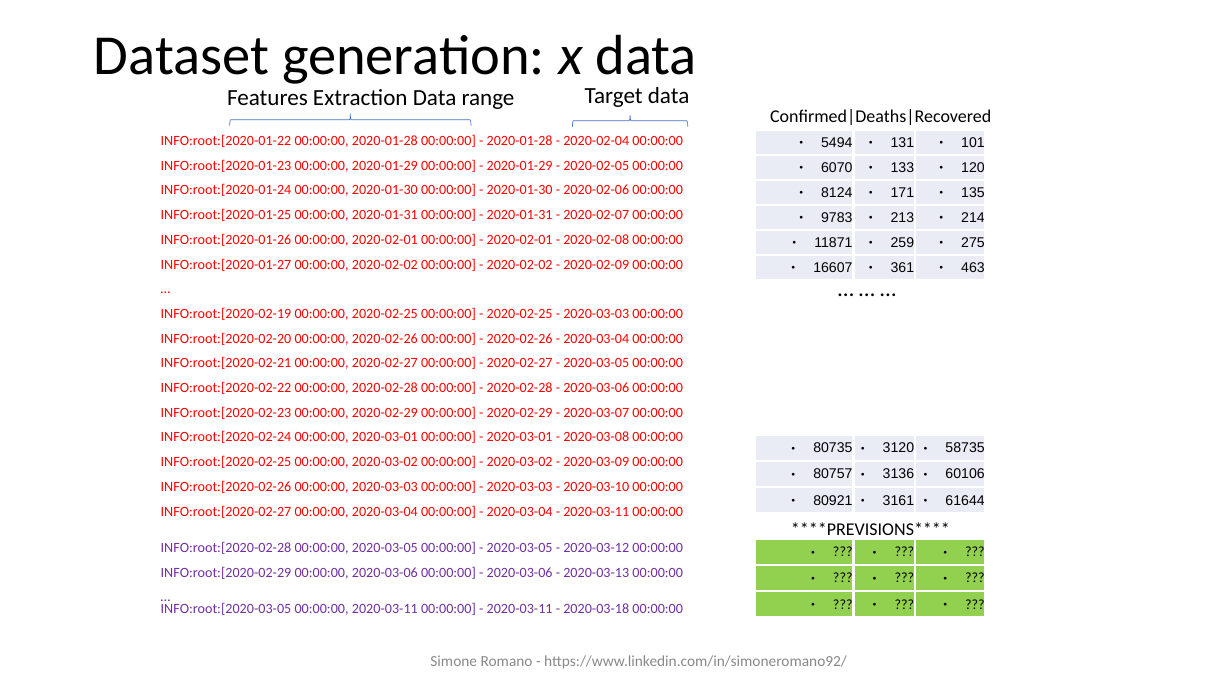
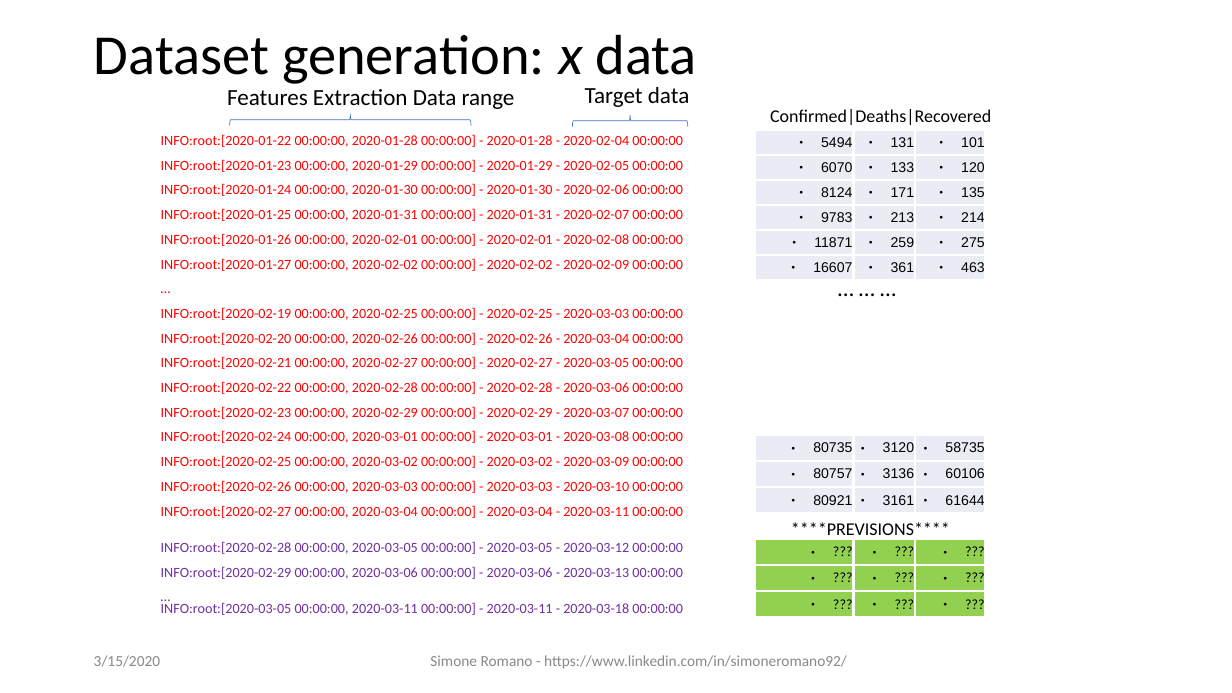
Before and after one commit to sromano1992/covAI-19, a slide deck: slide 6 of doc/Covid-19.odp. Drawn at 1232x693 pixels with LibreOffice and Linux fonts; fonts in the diff are those of the drawing. Boxes give left, top, right and bottom in pixels: in the first picture for what was removed or moved away, otherwise in the second. Text is boxed around its words. In the diff, an @@ line names an element or a change of style, - is before the commit and + after.

```diff
--- a/doc/Covid-19.odp
+++ b/doc/Covid-19.odp
@@ text added at (94, 655, 160, 667), 12 pt, text #898989 @@
+3/15/2020
```
Also in this commit, not shown: 6 other slides changed.
